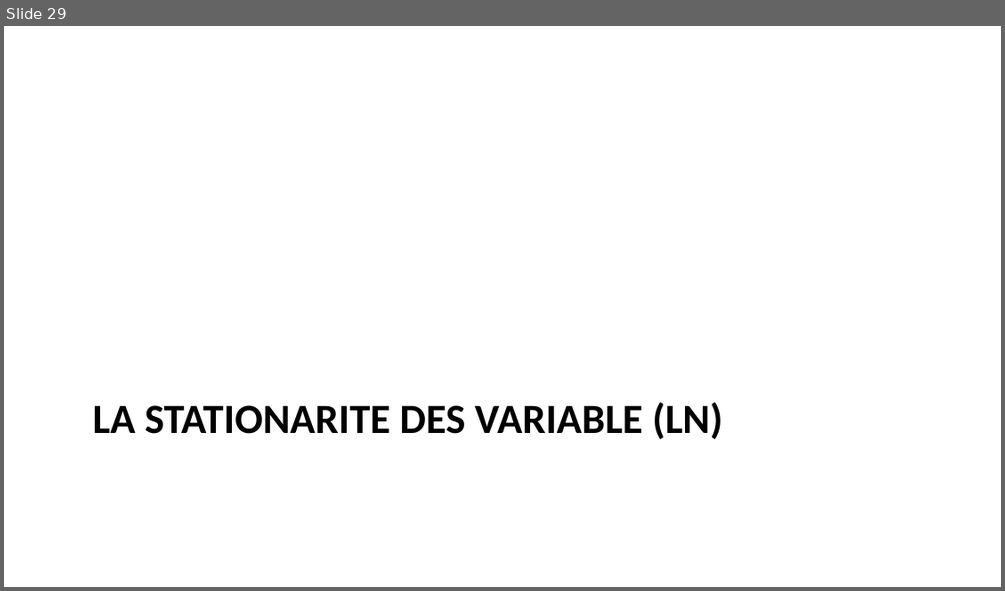
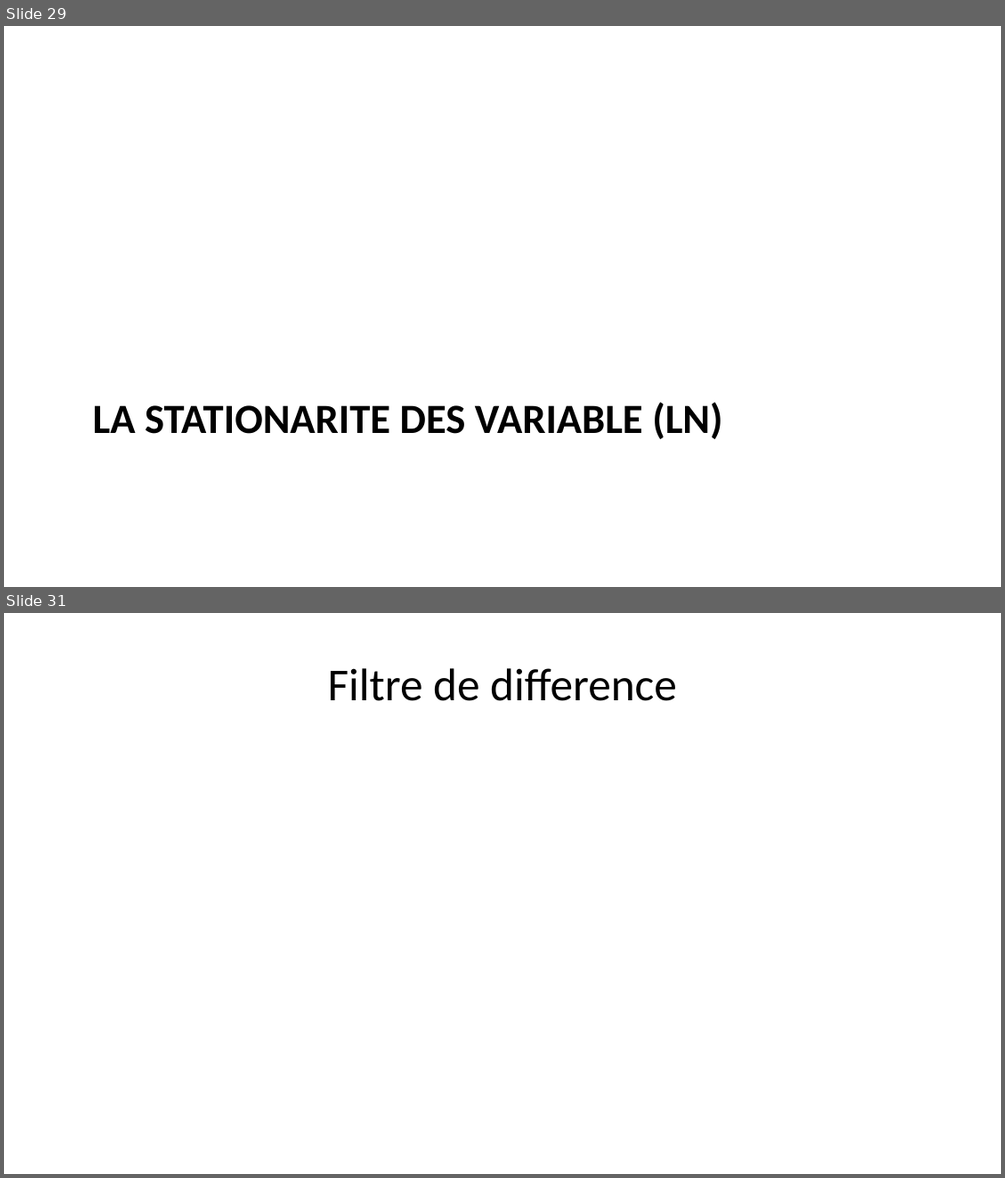
Before and after one commit to AD0791/Presentation_thesis, a slide deck: modele_presentation.pptx. Shown one above the other, each under a label of ours: slide 29 before the commit, slides 29 and 31 after it; the slides between them are not shown. The pictures are 1005x591 and 1005x1178 pixels, drawn with LibreOffice and Linux fonts; fonts in the diff are those of the drawing. Boxes give left, top, right and bottom in pixels: in the first picture for what was removed or moved away, otherwise in the second. Text is boxed around its words. In the diff, an @@ line names an element or a change of style, - is before the commit and + after.

```diff
--- a/modele_presentation.pptx
+++ b/modele_presentation.pptx
@@ slide 31 added at bbox=[4, 613, 1001, 1174], background #FFFFFF @@
@@ title added at bbox=[328, 668, 677, 701], 33 pt, text #000000 @@
+Filtre de difference
```
Also in this commit, not shown: 1 slide changed, 2 other slides added, 1 slide removed, 3 other files.
